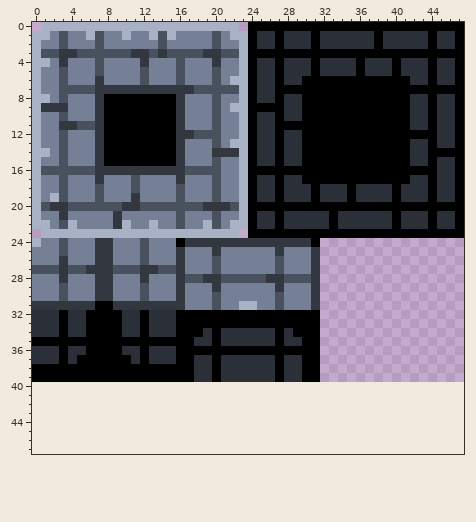
A pixel-art sprite gets an edit: assets/tileset.png. The first picture shows the starting point.
The file is 48x40 pixels. The old version is drawn lined up with the new one, on the new canvas.
And afterwards:
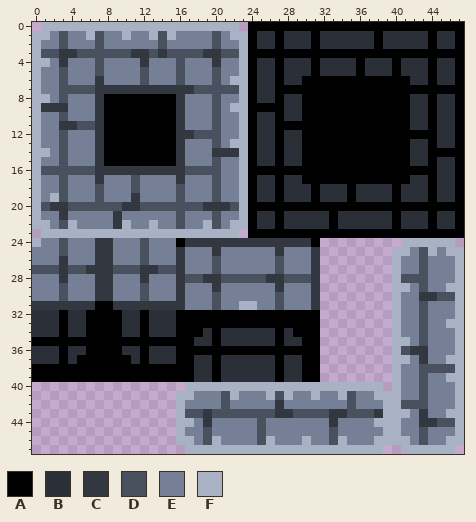
Palette (. is transparent): A #000000  B #2b2f38  C #323740  D #4a515e  E #758096  F #a9b2c4
The edit:
canvas 48x40 -> 48x48
Colour C is added in row 30 at x 43 to 44; in row 36 at x 42 to 43; in row 37 at x 43; in row 42 at x 27; in row 43 at x 19, 27 to 28, 33 to 34, 38 and 43; in row 44 at x 19, 33 and 43 to 44.
Colour D is added in rows 25 to 27 at x 43; in row 28 at x 41 to 43; in row 29 at x 43; in row 30 at x 45 to 46; in rows 31 to 35 at x 43; in row 36 at x 41.
Colour D is added in row 38 at x 43 to 46; in rows 39 to 40 at x 43; in row 41 at x 21, 27, 35 and 43; in row 42 at x 21, 35 and 41 to 43; in row 43 at x 17 to 18, 20 to 26, 29 to 32 and 35 to 37; in row 44 at x 25 and 45 to 46.
Colour D is added in rows 45 to 46 at x 19, 25, 33 and 43.
Colour E is added in row 25 at x 42 and 45; in rows 26 to 27 at x 41 to 42 and 44 to 46; in row 28 at x 44 to 46; in row 29 at x 42 and 44 to 45; in row 30 at x 41 to 42; in rows 31 to 32 at x 41 to 42 and 44 to 46.
Colour E is added in row 33 at x 41 to 42 and 44 to 45; in row 34 at x 41 to 42 and 44 to 46; in row 35 at x 42 and 44 to 46; in row 36 at x 44 to 46; in row 37 at x 42 and 44 to 45; in row 38 at x 41 to 42.
Colour E is added in row 39 at x 41 to 42 and 44 to 45; in row 40 at x 41 to 42 and 44 to 46; in row 41 at x 18 to 20, 23 to 25, 29 to 30, 32 to 33, 36 to 37, 41 to 42 and 44 to 46; in row 42 at x 17 to 20, 22 to 26, 28 to 34, 36 to 38 and 44 to 46; in row 43 at x 42 and 44 to 45; in row 44 at x 18, 20 to 24, 26 to 32, 34 to 37 and 41 to 42.
Colour E is added in row 45 at x 17 to 18, 20 to 24, 26 to 32, 34 to 38, 41 to 42 and 44 to 46; in row 46 at x 18, 21 to 24, 27 to 29, 31 to 32, 35 to 37, 42 and 44 to 45.
Colour F is added in row 24 at x 41 to 46; in row 25 at x 40 to 41, 44 and 46 to 47; in rows 26 to 28 at x 40 and 47; in row 29 at x 40 to 41 and 46 to 47; in rows 30 to 32 at x 40 and 47; in row 33 at x 40 and 46 to 47.
Colour F is added in row 34 at x 40 and 47; in row 35 at x 40 to 41 and 47; in row 36 at x 40 and 47; in row 37 at x 40 to 41 and 46 to 47; in row 38 at x 40 and 47; in row 39 at x 40 and 46 to 47.
Colour F is added in row 40 at x 17 to 38, 40 and 47; in row 41 at x 16 to 17, 22, 26, 28, 31, 34, 38 to 40 and 47; in row 42 at x 16, 39 to 40 and 47; in row 43 at x 16, 39 to 41 and 46 to 47; in row 44 at x 16 to 17, 38 to 40 and 47; in row 45 at x 16, 39 to 40 and 47.
Colour F is added in row 46 at x 16 to 17, 20, 26, 30, 34, 38 to 41 and 46 to 47; in row 47 at x 17 to 38 and 41 to 46.
Changed places in both pictures, as pixel boxes (x1, y1, x2, y2):
added: (176, 238, 464, 454)
